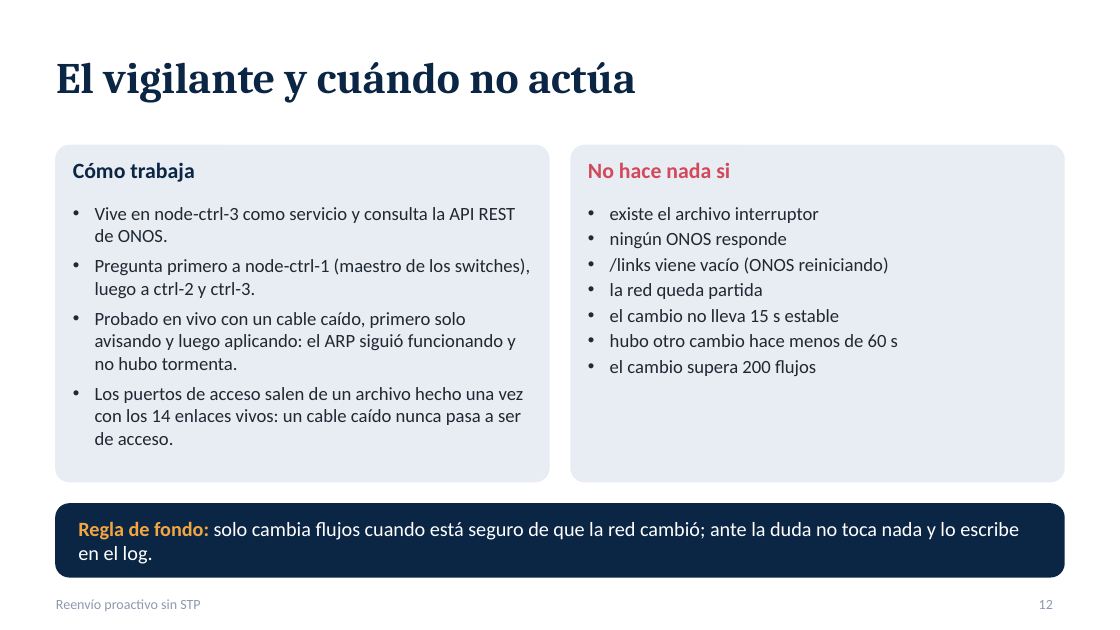
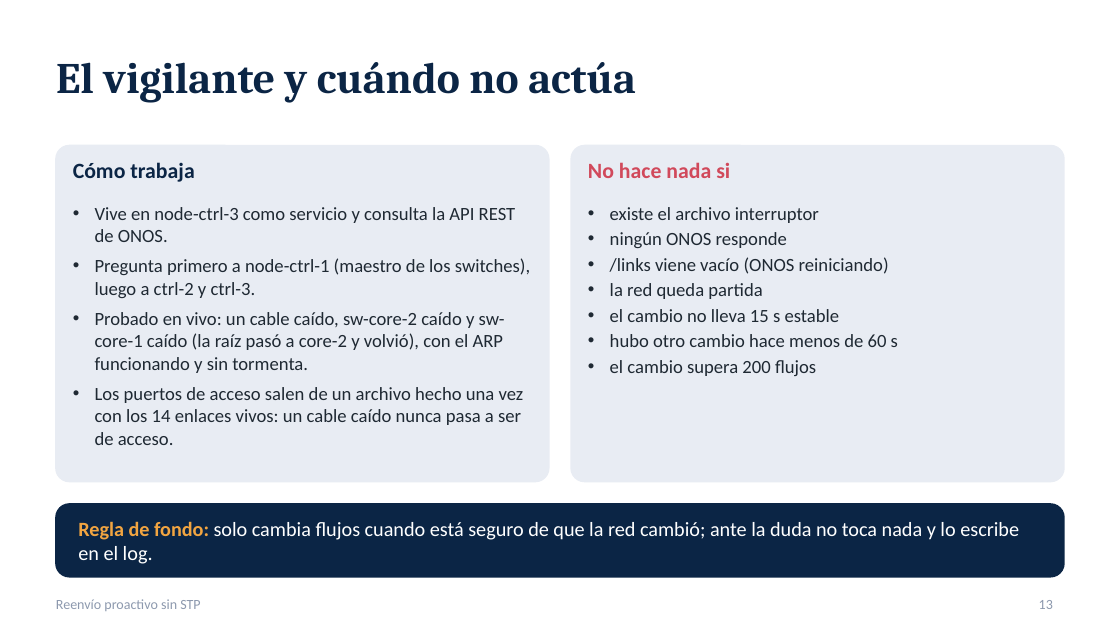
Before and after one commit to SergioAnderson123/proyecto-sdn, a slide deck: slide 13 of docs/Reenvio_proactivo_sin_STP.pptx (slide 12 before the commit). Drawn at 1120x630 pixels with LibreOffice and Linux fonts; fonts in the diff are those of the drawing. Boxes give left, top, right and bottom in pixels: in the first picture for what was removed or moved away, otherwise in the second. Text is boxed around its words. In the diff, an @@ line names an element or a change of style, - is before the commit and + after.

Commit message:
docs: presentacion con la prueba en vivo de la caida de sw-core-1 (la raiz pasa a core-2 y vuelve)

```diff
--- a/docs/Reenvio_proactivo_sin_STP.pptx
+++ b/docs/Reenvio_proactivo_sin_STP.pptx
@@ text at (95,312,505,373): text changed @@
-• Probado en vivo con un cable caído, primero solo avisando y luego aplicando: el ARP siguió funcionando y no hubo tormenta.
+• Probado en vivo: un cable caído, sw-core-2 caído y sw-core-1 caído (la raíz pasó a core-2 y volvió), con el ARP funcionando y sin tormenta.
```
Also in this commit, not shown: 1 other slide changed, 1 slide added.
